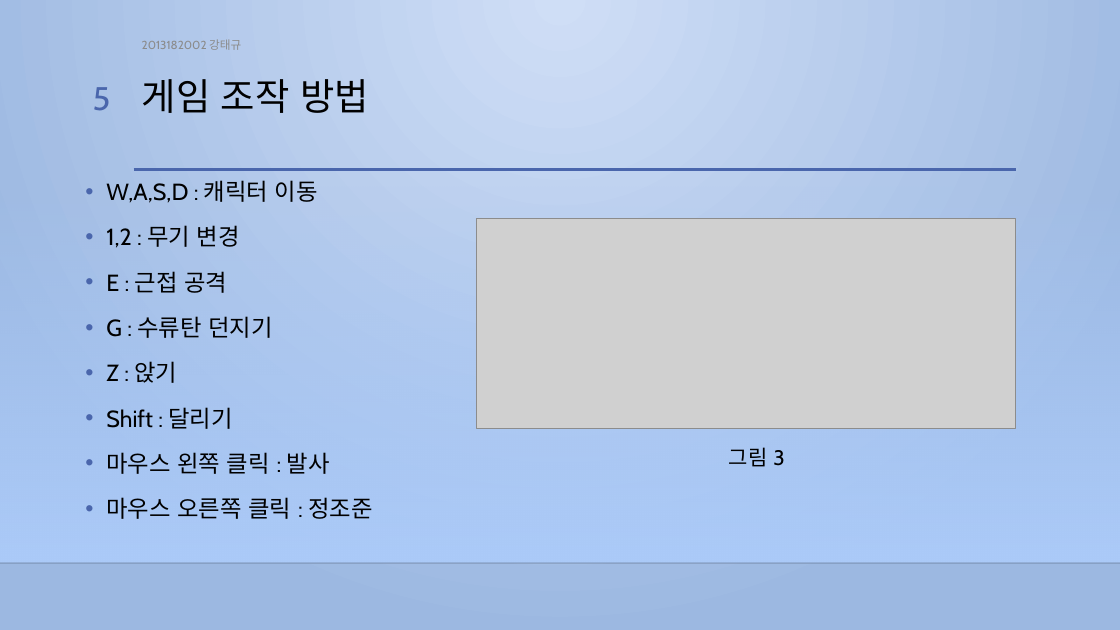
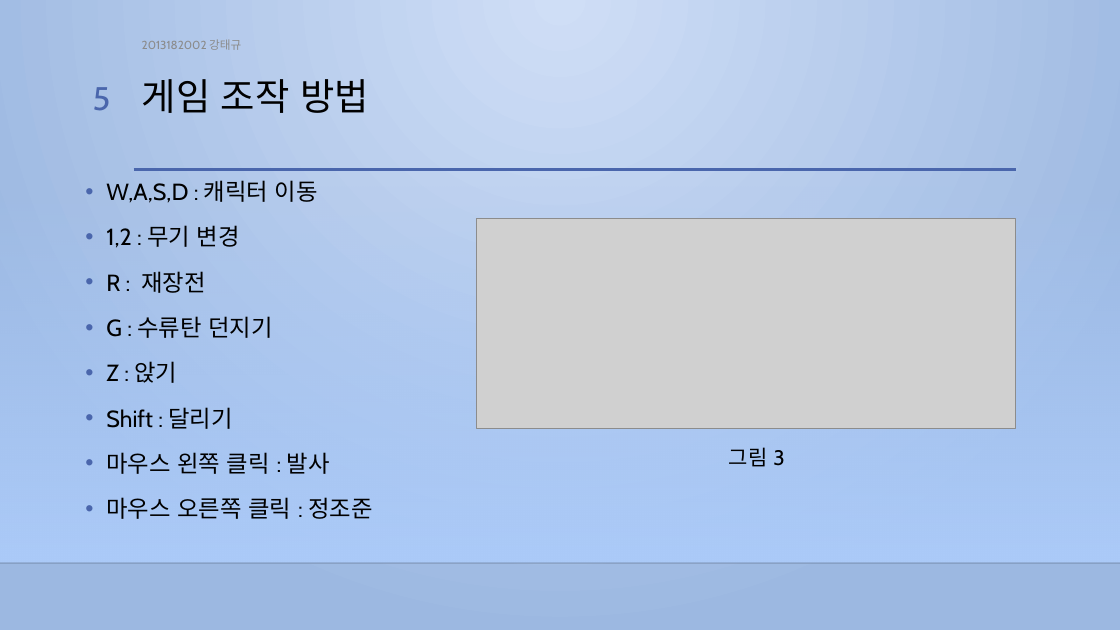
Before and after one commit to FirstStrikeKPUSenierProject/Document, a slide deck: slide 8 of 종합설계기획/First Strike_강태규_1.0.1ver.pptm. Drawn at 1120x630 pixels with LibreOffice and Linux fonts; fonts in the diff are those of the drawing; grey boxes stand for pictures; background and template pictures are left out. Boxes give left, top, right and bottom in pixels: in the first picture for what was removed or moved away, otherwise in the second. Text is boxed around its words. In the diff, an @@ line names an element or a change of style, - is before the commit and + after.

```diff
--- a/종합설계기획/First Strike_강태규_1.0.1ver.pptm
+++ b/종합설계기획/First Strike_강태규_1.0.1ver.pptm
@@ text at <box>106,271,205,293</box>: text changed @@
-• E : 근접 공격
+• R : 재장전
```
Also in this commit, not shown: 1 other file.
